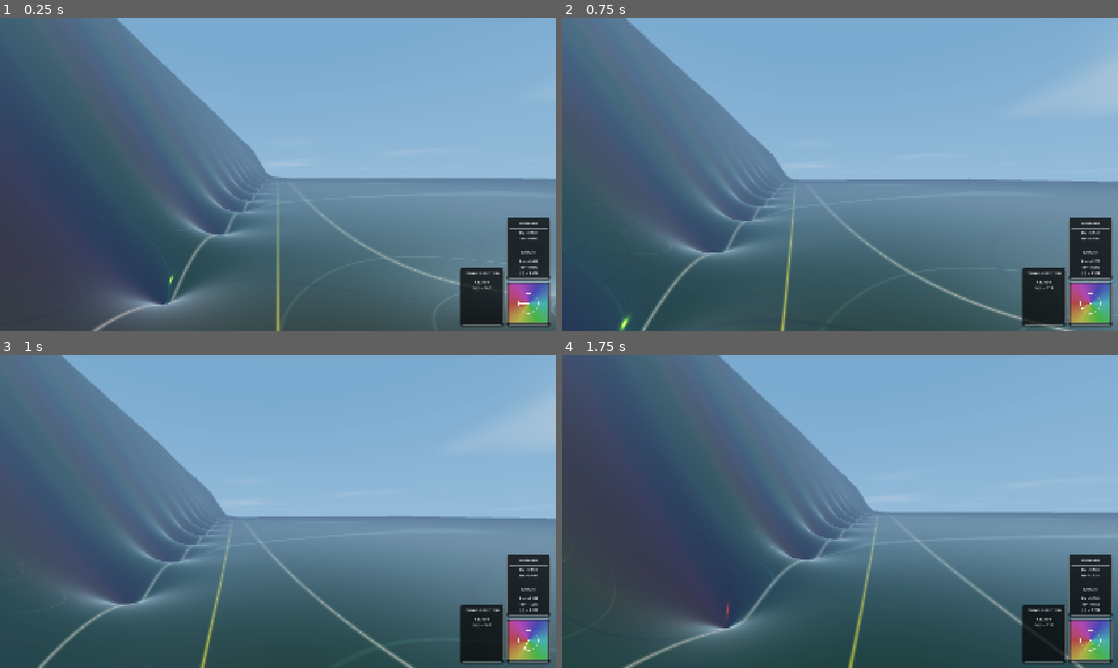
Above: before the commit, frames 1-4 (two rows, left to right).
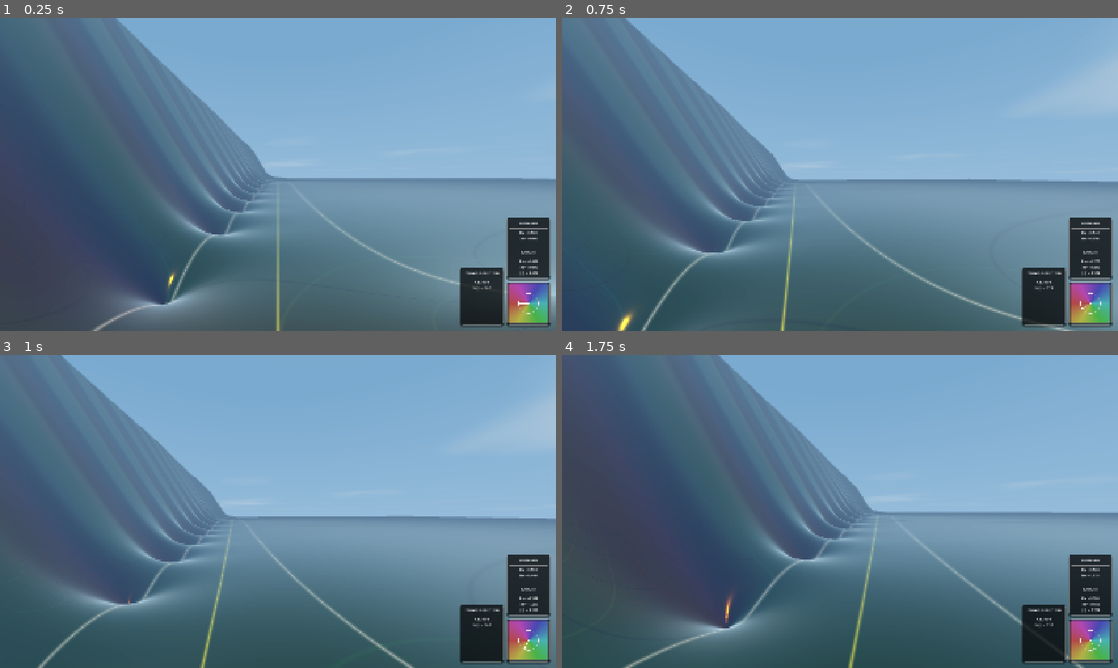
Above: after the commit, the same moments.

Repository: allanino/complex-functions-explorer
Game: Godot game, scene res://scenes/main.tscn
Two runs of this game, one before a commit and one after it. Both use one fixed random seed, a clock stepped at 60 frames per second and the inputs below.
Inputs (mouse positions are in pixels of both pictures, inside the frame that each line leads up to):
- Up to frame 1 (0.25 s): no input
- Up to frame 2 (0.75 s): tap Enter at 0.5 s; move the mouse to (867, 174) at 0.52 s; hold W (move_forward) from 0.53 s (still down); tap G at 0.6 s
- Up to frame 3 (1 s): keep holding W (move_forward); tap Space at 0.77 s
- Up to frame 4 (1.75 s): keep holding W (move_forward); move the mouse to (812, 511) at 1.27 s; tap N at 1.35 s; tap Space at 1.52 s

The runs differ from the first frame. In frame 1, less than 0.1% of the frame differs, in the area x 30-32%, y 80-92%; in frame 2, 0.2%, in the area x 9-14%, y 93-100%; in frame 3, less than 0.1%; in frame 4, less than 0.1%.

Commit message:
Some adjustments to the Sun

Diff:
--- a/scenes/main.tscn
+++ b/scenes/main.tscn
@@ -16,6 +16,7 @@
 shader_parameter/night_factor = 0.0
 shader_parameter/sky_luminosity = 1.0
 shader_parameter/performance_protection_active = false
+shader_parameter/sun_size = 0.05
 
 [sub_resource type="Sky" id="Sky_1"]
 sky_material = SubResource("ShaderMaterial_1")
@@ -61,6 +62,7 @@
 shader_parameter/morph = 1.0
 shader_parameter/portal_height = 50.0
 shader_parameter/portal_width = 100.0
+shader_parameter/specular_intensity = 0.5
 shader_parameter/self_illumination = 0.0
 shader_parameter/fog_density = 0.0
 
@@ -71,8 +73,10 @@
 
 [node name="DirectionalLight3D" type="DirectionalLight3D" parent="." unique_id=972368416]
 transform = Transform3D(1, 0, 0, 0, 0, 1, 0, -1, 0, 0, 0, 0)
-shadow_enabled = true
-directional_shadow_blend_splits = true
+shadow_enabled = false
+light_energy = 7.667
+light_specular = 1.82
+directional_shadow_blend_splits = false
 directional_shadow_max_distance = 1000.0
 
 [node name="MoonLight" type="DirectionalLight3D" parent="." unique_id=1413863382]
--- a/shaders/sky.gdshader
+++ b/shaders/sky.gdshader
@@ -7,6 +7,7 @@
 uniform float night_factor = 0.0;
 uniform float sky_luminosity = 1.0;
 uniform bool performance_protection_active = false;
+uniform float sun_size: hint_range(0.0, 1.0) = 0.05;
 
 // Dave Hoskins' hash (2D to 1D)
 float hash(vec2 p) {
@@ -180,8 +181,6 @@
         // Sun
         if (LIGHT0_ENABLED && LIGHT0_ENERGY > 0.0) {
             float sun_dist = distance(EYEDIR, LIGHT0_DIRECTION);
-            // Sun disk: Fixed size to prevent shrinking near horizon
-            float sun_size = 0.05;
             float sun_disk = smoothstep(sun_size * 0.5, sun_size * 0.45, sun_dist);
             // disk_intensity stays 1.0 while sun is visible to keep its size
             // Using a small threshold to avoid flickering
@@ -189,7 +188,7 @@
             cloud_final_color += LIGHT0_COLOR * sun_disk * disk_intensity;
 
             // Sun glow (Mie-like scattering approximation)
-            float mie = 0.01 / (0.001 + sun_dist * sun_dist * 10.0);
+            float mie = 0.01 / (0.001 + sun_dist * sun_dist * 10.0); // Decreased from 10.0 to widen the bright core
             cloud_final_color += LIGHT0_COLOR * mie * LIGHT0_ENERGY;
 
             float haze = 0.02 / (0.01 + sun_dist);
--- a/shaders/terrain.gdshader
+++ b/shaders/terrain.gdshader
@@ -31,6 +31,7 @@
 uniform float morph : hint_range(0.0, 1.0) = 1.0;
 uniform float portal_height = 50.0;
 uniform float portal_width = 100.0;
+uniform float specular_intensity : hint_range(0.0, 1.0) = 0.5;
 
 uniform float self_illumination = 0.0;
 uniform float fog_density = 0.0;
@@ -547,6 +548,6 @@
 
         ROUGHNESS = clamp(roughness + roughness_variation, 0.0, 1.0);
         METALLIC = metallic;
-        SPECULAR = 0.1;
+        SPECULAR = specular_intensity;
     }
 }
